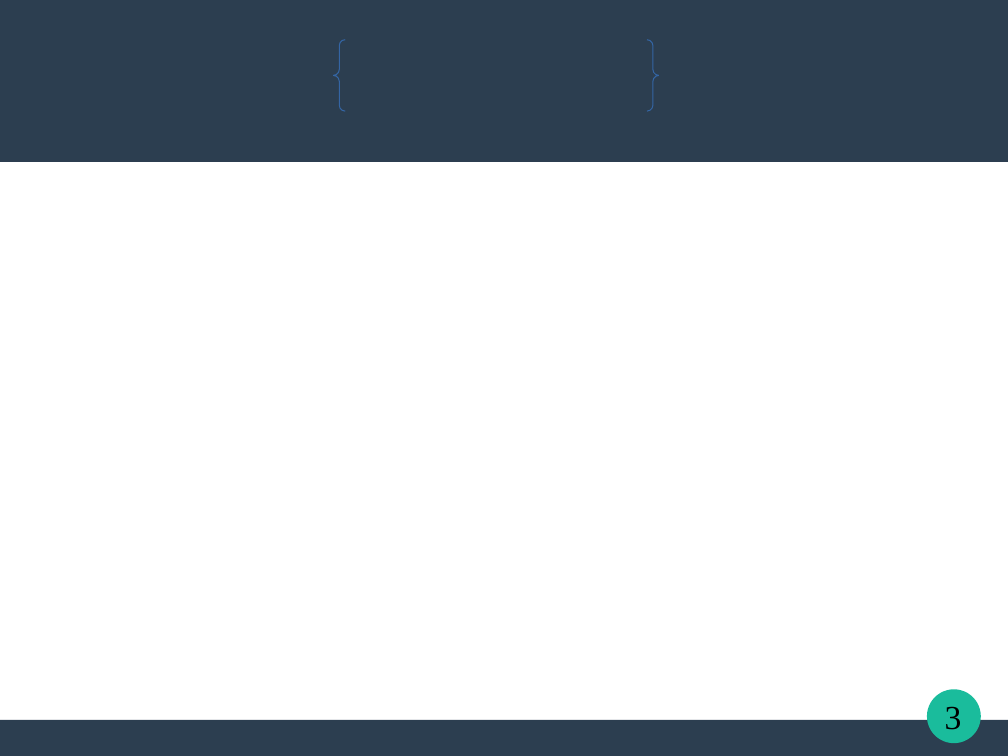
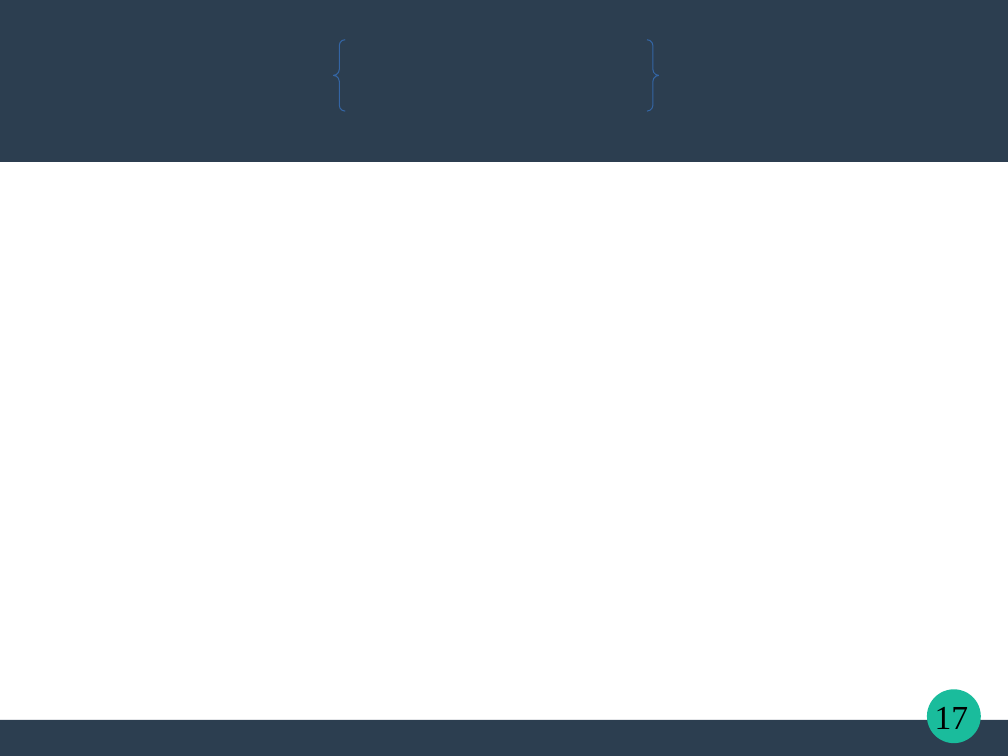
Before and after one commit to TSaytson/teste-trabalho-redes, a slide deck: slide 17 of DNS.ppt (slide 3 before the commit). Drawn at 1008x756 pixels with LibreOffice and Linux fonts; fonts in the diff are those of the drawing. Boxes give left, top, right and bottom in pixels: in the first picture for what was removed or moved away, otherwise in the second. Text is boxed around its words. In the diff, an @@ line names an element or a change of style, - is before the commit and + after.

```diff
--- a/DNS.ppt
+++ b/DNS.ppt
@@ page number added at box(935, 707, 969, 729), 24 pt, text #000000 @@
+17
@@ page number removed at box(945, 706, 962, 730) @@
-3
```
Also in this commit, not shown: 13 other slides changed, 17 slides added, 1 slide removed.
